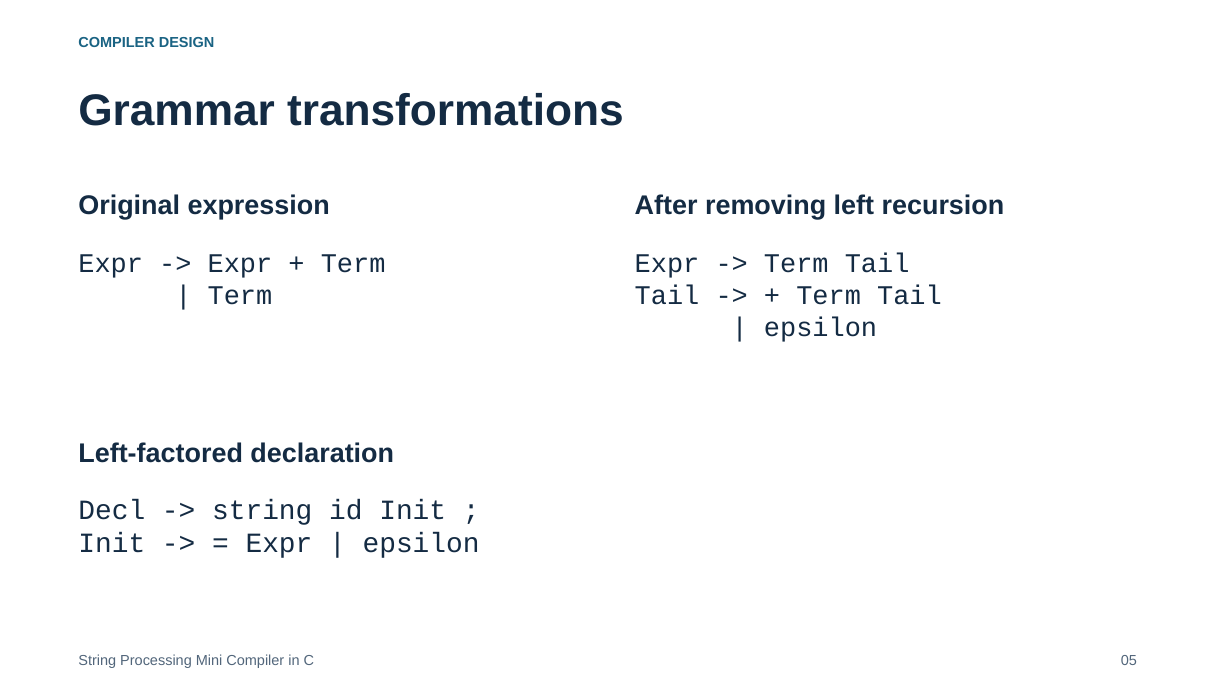
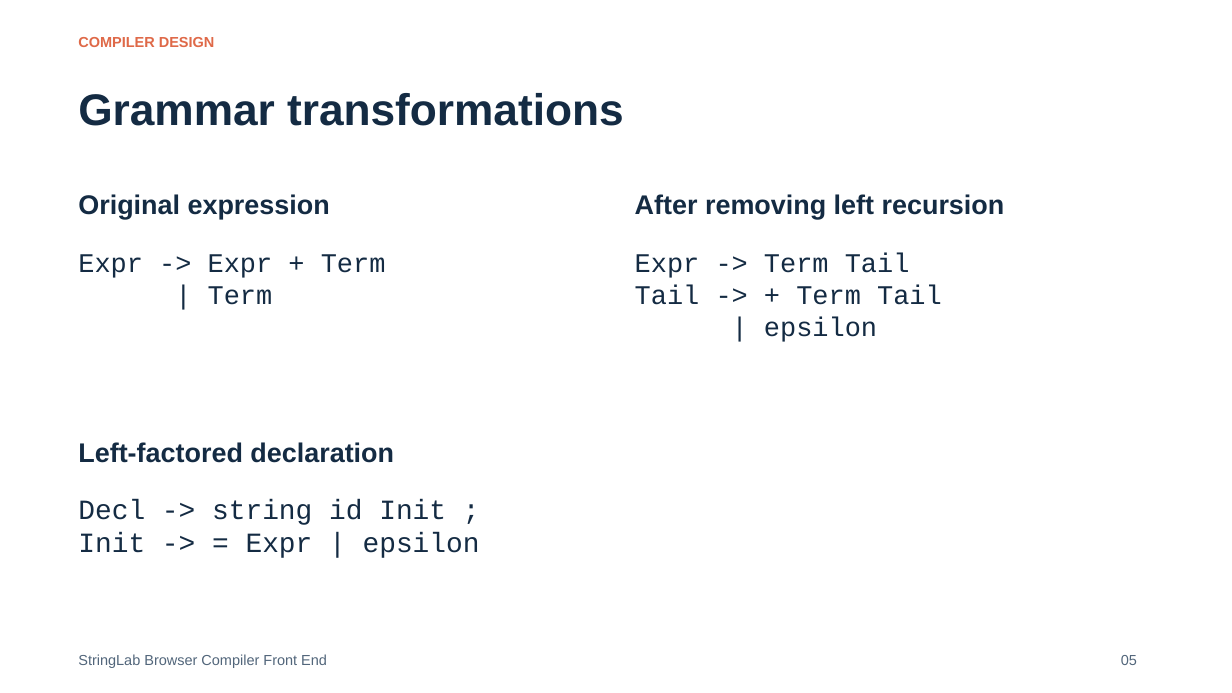
Before and after one commit to Skywalker690/cd-mini-project, a slide deck: slide 5 of submission/Presentation.pptx. Drawn at 1232x693 pixels with LibreOffice and Linux fonts; fonts in the diff are those of the drawing. Boxes give left, top, right and bottom in pixels: in the first picture for what was removed or moved away, otherwise in the second. Text is boxed around its words. In the diff, an @@ line names an element or a change of style, - is before the commit and + after.

Commit message:
refactor: replace console compiler with static browser playground

```diff
--- a/submission/Presentation.pptx
+++ b/submission/Presentation.pptx
@@ text "COMPILER DESIGN" at box(78, 37, 215, 47): text colour #1A6383 to #DF6948 @@
@@ text at box(78, 654, 327, 668): text changed @@
-String Processing Mini Compiler in C
+StringLab Browser Compiler Front End
```
Also in this commit, not shown: 9 other slides changed, 3 slides added, 2 slides removed, 57 other files.
